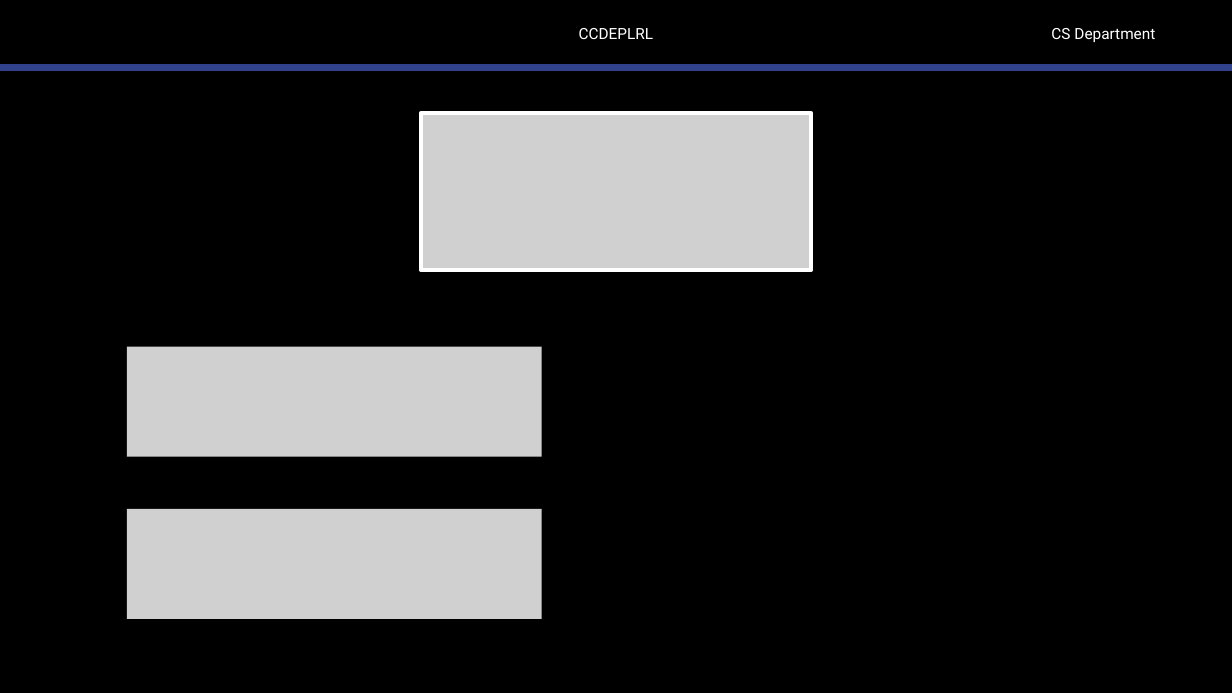
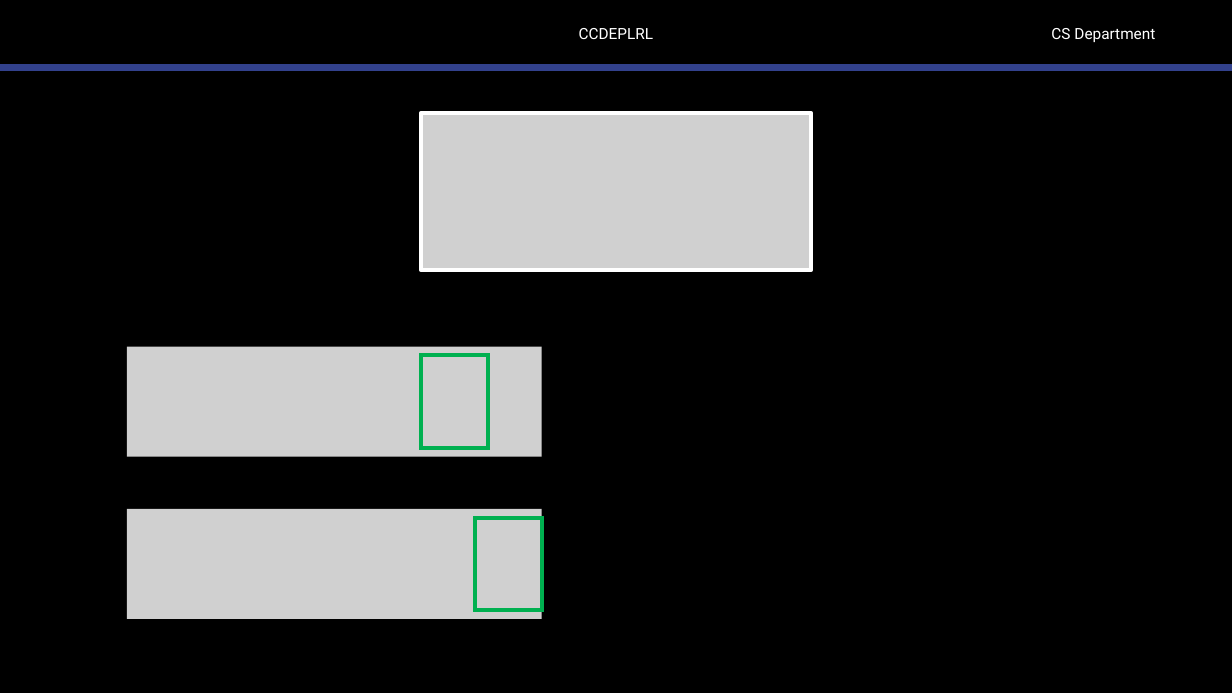
Before and after one commit to robitussin/CCDEPLRL, a slide deck: slide 8 of 2 - Training Neural Networks/Pre-requisites on Backpropagation/Derivatives.pptx. Drawn at 1232x693 pixels with LibreOffice and Linux fonts; fonts in the diff are those of the drawing; grey boxes stand for pictures; background and template pictures are left out. Boxes give left, top, right and bottom in pixels: in the first picture for what was removed or moved away, otherwise in the second. Text is boxed around its words. In the diff, an @@ line names an element or a change of style, - is before the commit and + after.

```diff
--- a/2 - Training Neural Networks/Pre-requisites on Backpropagation/Derivatives.pptx
+++ b/2 - Training Neural Networks/Pre-requisites on Backpropagation/Derivatives.pptx
@@ rectangle added at (421,356,488,448), outline #00B050 3 pt @@
@@ rectangle added at (475,518,543,610), outline #00B050 3 pt @@
```
Also in this commit, not shown: 6 other slides changed, 17 slides added.
